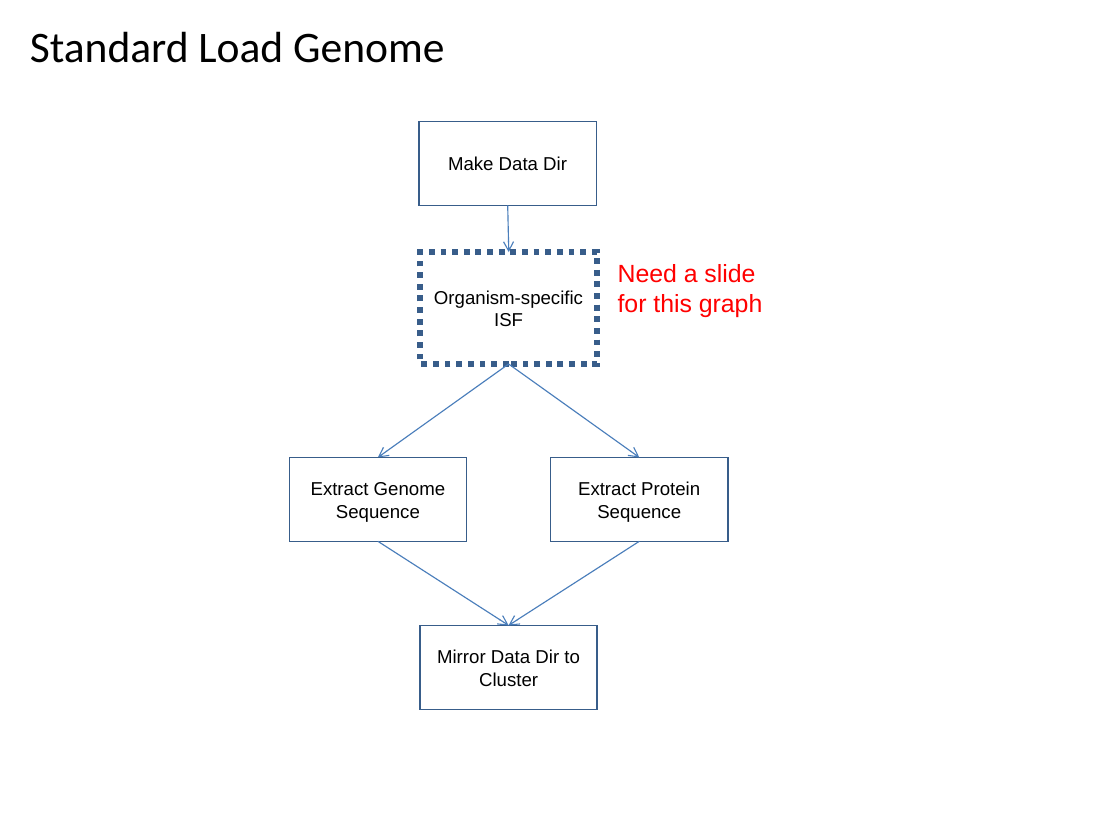
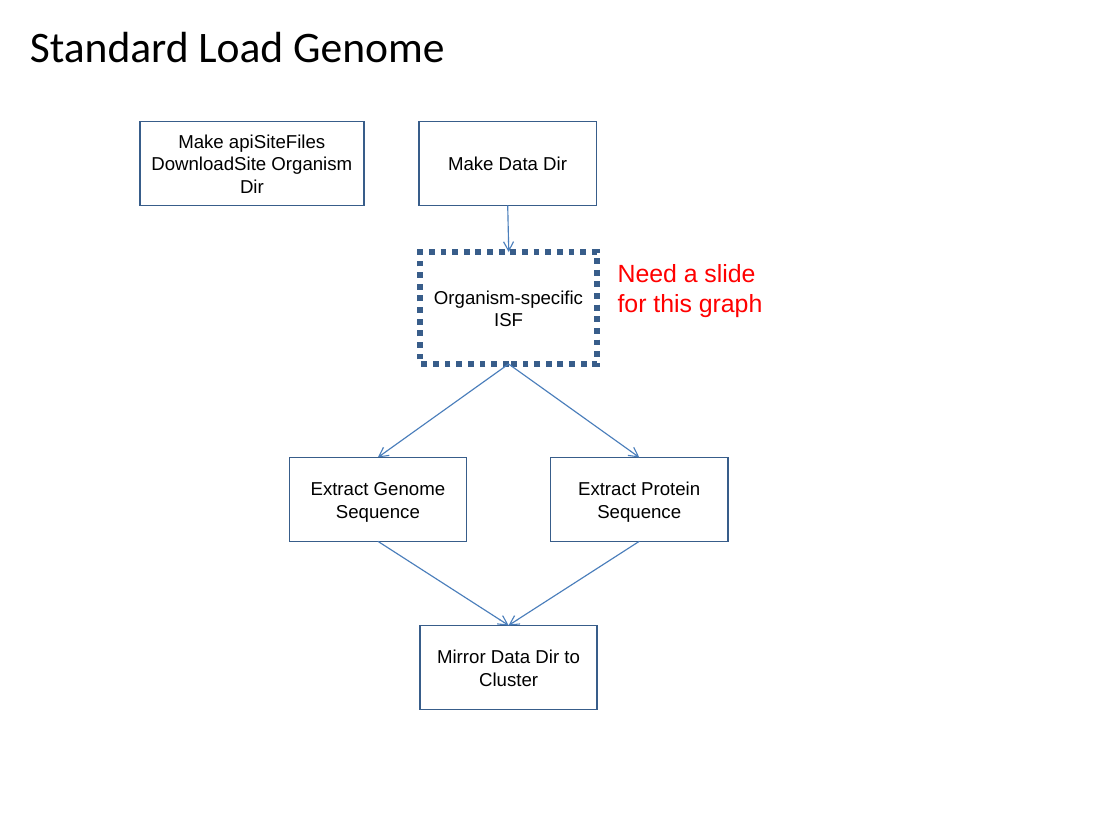
Before and after one commit to VEuPathDB/ApiCommonWorkflow, a slide deck: slide 5 of Main/doc/IntegratedWorkflow.ppt. Drawn at 1120x840 pixels with LibreOffice and Linux fonts; fonts in the diff are those of the drawing. Boxes give left, top, right and bottom in pixels: in the first picture for what was removed or moved away, otherwise in the second. Text is boxed around its words. In the diff, an @@ line names an element or a change of style, - is before the commit and + after.

```diff
--- a/Main/doc/IntegratedWorkflow.ppt
+++ b/Main/doc/IntegratedWorkflow.ppt
@@ rectangle added at (140, 121, 364, 205), fill #FFFFFF, outline #385D8A 0.99 pt, 12 pt, text #000000 @@
+Make apiSiteFiles DownloadSite Organism Dir
```
Also in this commit, not shown: 2 other slides changed.
